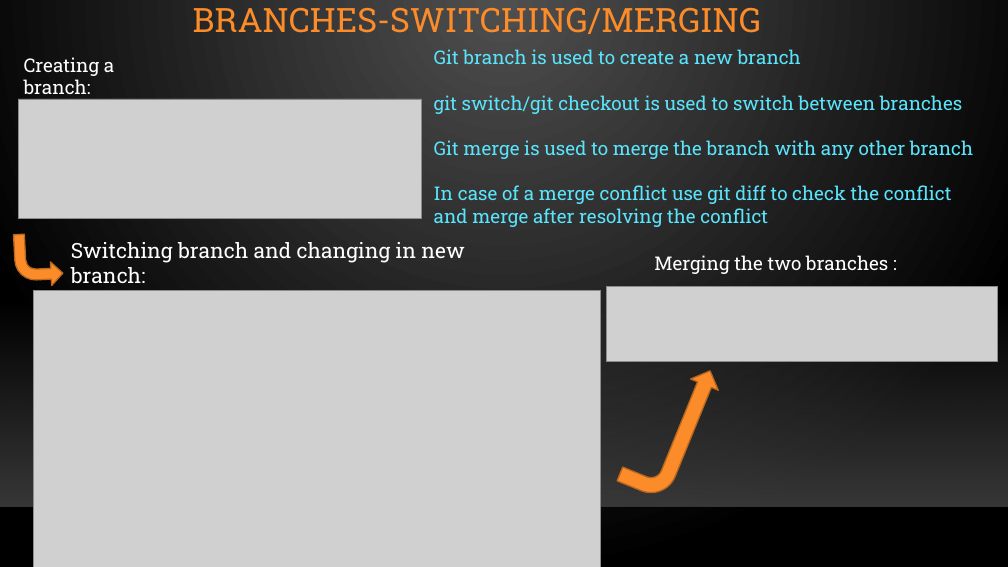
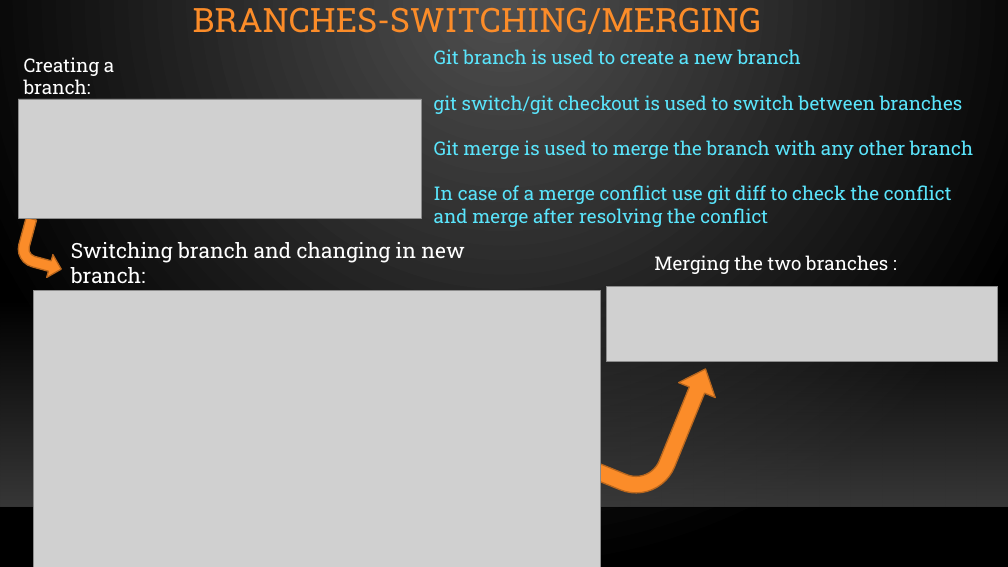
Before and after one commit to gwydion67/KOSS-presentation, a slide deck: slide 9 of New Git Concepts.pptx. Drawn at 1008x567 pixels with LibreOffice and Linux fonts; fonts in the diff are those of the drawing; grey boxes stand for pictures; background and template pictures are left out. Boxes give left, top, right and bottom in pixels: in the first picture for what was removed or moved away, otherwise in the second. Text is boxed around its words. In the diff, an @@ line names an element or a change of style, - is before the commit and + after.

```diff
--- a/New Git Concepts.pptx
+++ b/New Git Concepts.pptx
@@ bent arrow at box(12, 217, 72, 281): proportions changed; rotation 177 to 195 degrees @@
@@ bent arrow: place and size @@
-bent arrow at box(617, 354, 724, 504)
+bent arrow at box(582, 341, 724, 511)
@@ bent arrow at box(582, 341, 724, 511): proportions changed @@
```
Also in this commit, not shown: 1 other slide changed, 2 slides added, 4 slides removed.
